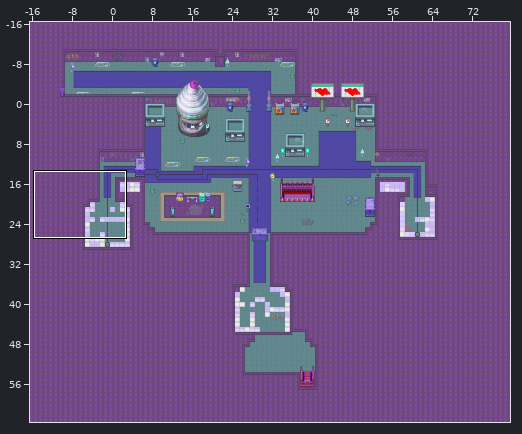
An edit to a level. Tiled map, Assets/Sprites/TilesetPrototipo/Trolls/TileMas/Tileset/Tilemap/TileFinal.tmx. The picture above shows the old version from afar; the outline marks the close-up.
Close-up. Earlier state:
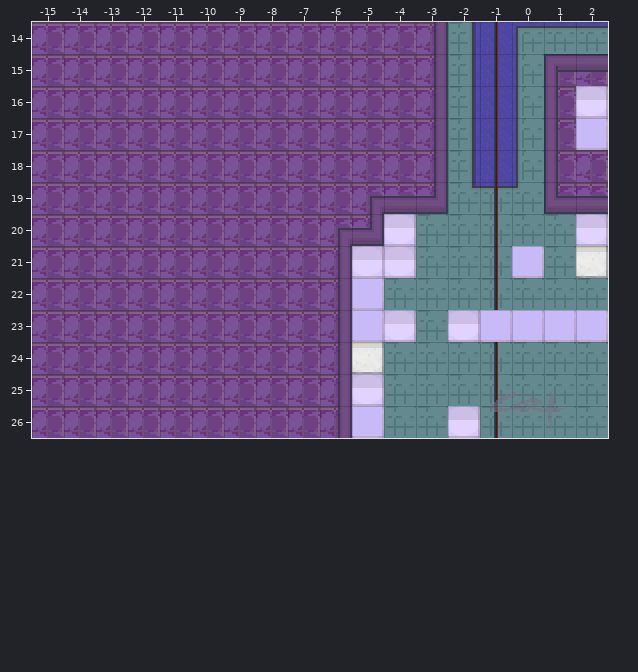
Cells are 32x32 px. Shown: x -15..2, y 14..26. The commit also changed other parts of the map, which this record leaves out.
After the commit:
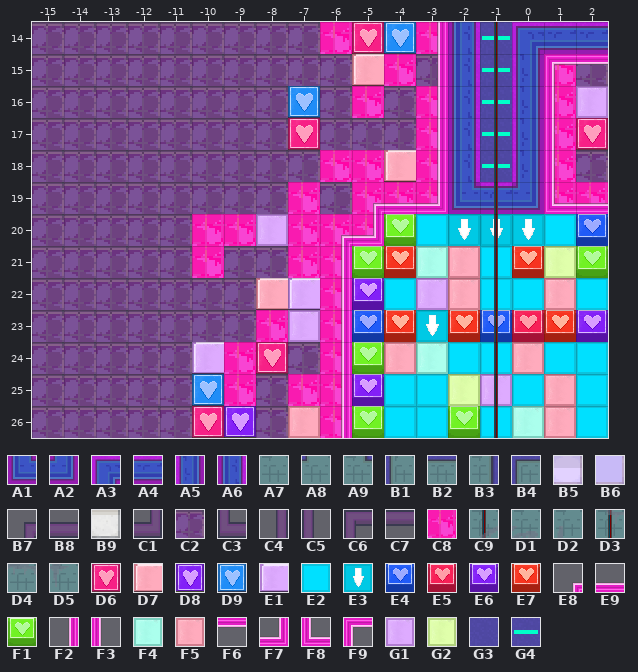
Key: from "Chão tile Roosa e azul": A1 18, A2 18 flipped left-right, A3 30 turned 90, A4 31, A5 31 turned 270, A6 31 turned 90; from "ChãoTiles": A7 1, A8 2, A9 3, B1 17, B2 21, B3 25, B4 35; from "Metro": B5 112, B6 176, B7 234, B8 235, B9 240, C1 266, C2 267, C3 269, C4 297, C5 302, C6 365, C7 395, C8 2555, C9 3752, D1 3753, D2 3754, D3 3784, D4 3785, D5 3786; from "Piso Sokoban": D6 3, D7 7, D8 12, D9 13, E1 15, E2 22, E3 23, E4 36, E5 37, E6 38, E7 39, E8 45, E9 46, F1 48, F2 54, F3 56, F4 60, F5 61, F6 64, F7 66, F8 66 flipped left-right, F9 66 turned 180, G1 69, G2 70; from "Ruas": G3 1, G4 29.
__ is an empty cell.
Tiles replaced or removed in this view: A7, A8, A9, B1, B2, B3, B4, B5, B6, B7, B8, B9, C1, C2, C3, C4, C5, C6, C7, C9, D1, D2, D3, D4, D5, G3.
See-through tiles are keyed as they look on the map.
Changes in this commit:
Changed rows in their new state; .. is an unchanged cell.
Layer "Floor":
first column x -10:
14 .. .. .. .. C8 D6 D9 C8 A6 G4 A3 A4 A4
15 .. .. .. .. .. D7 C8 .. A6 G4 A5 C8 ..
16 .. .. .. D9 .. C8 .. C8 A6 G4 A5 C8 G1
17 .. .. .. D6 .. .. .. C8 A6 G4 A5 C8 D6
18 .. .. .. .. C8 C8 D7 C8 A6 G4 A5 C8 ..
19 .. .. .. C8 .. C8 C8 C8 A1 A4 A2 C8 C8
20 C8 C8 G1 C8 C8 C8 F1 E2 E3 E3 E3 E2 E4
21 C8 .. .. C8 C8 F1 E7 F4 F5 E2 E7 G2 F1
22 .. .. D7 E1 C8 E6 E2 G1 F5 E2 E2 F5 E2
23 .. .. C8 G1 C8 E4 E7 E3 E7 E4 E5 E7 E6
24 E1 C8 D6 .. C8 F1 F5 F4 E2 E2 F5 E2 E2
25 D9 C8 .. C8 C8 E6 E2 E2 G2 G1 E2 F5 E2
26 D6 D8 .. F5 C8 F1 E2 E2 F1 E2 F4 F5 E2
Layer "GlowGroup/GlowNegativo" (removed):
first column x -5:
16 .. .. .. .. .. .. .. __
17 .. .. .. .. .. .. .. __
20 .. __ .. .. .. .. .. __
21 __ __ .. .. .. __ .. __
22 __ .. .. .. .. .. .. ..
23 __ __ .. __ __ __ __ __
24 __ .. .. .. .. .. .. ..
25 __ .. .. .. .. .. .. ..
26 __ .. .. __ .. .. .. ..
Layer "ParadesCima":
first column x -3:
14 __
15 __
16 __
17 __
18 __
Layer "ParedesBaixa":
first column x -6:
14 .. .. .. F2 .. .. .. .. ..
15 .. .. .. F2 .. .. .. F9 F6
16 .. .. .. F2 .. .. .. F3 ..
17 .. .. .. F2 .. .. .. F3 ..
18 .. .. .. F2 .. .. .. F3 ..
19 .. E8 E9 F7 .. .. .. F8 E9
20 E8 F7 .. .. .. .. .. .. ..
21 F2 .. .. .. .. .. .. .. ..
22 F2 .. .. .. .. .. .. .. ..
23 F2 .. .. .. .. .. .. .. ..
24 F2 .. .. .. .. .. .. .. ..
25 F2 .. .. .. .. .. .. .. ..
26 F2 .. .. .. .. .. .. .. ..
Layer "Grafites2":
first column x -1:
25 __ __ __
26 __ __ __
Changed places in both close-ups, as pixel boxes (x1, y1, x2, y2):
changed: (192, 22, 608, 438)
